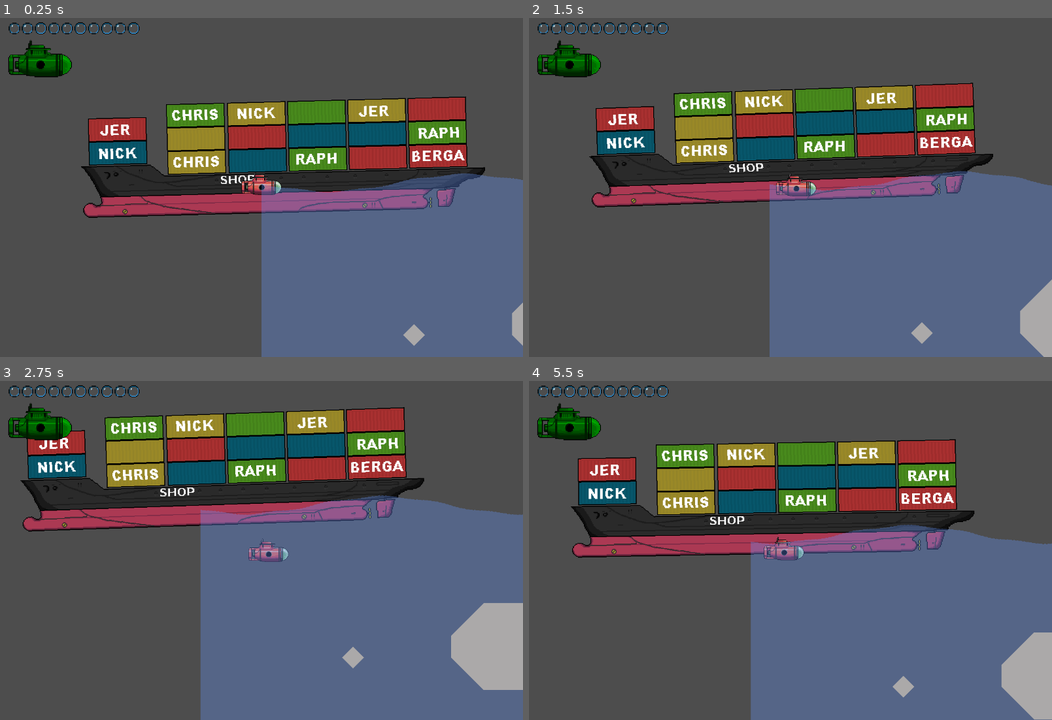
Above: before the commit, frames 1-4 (two rows, left to right).
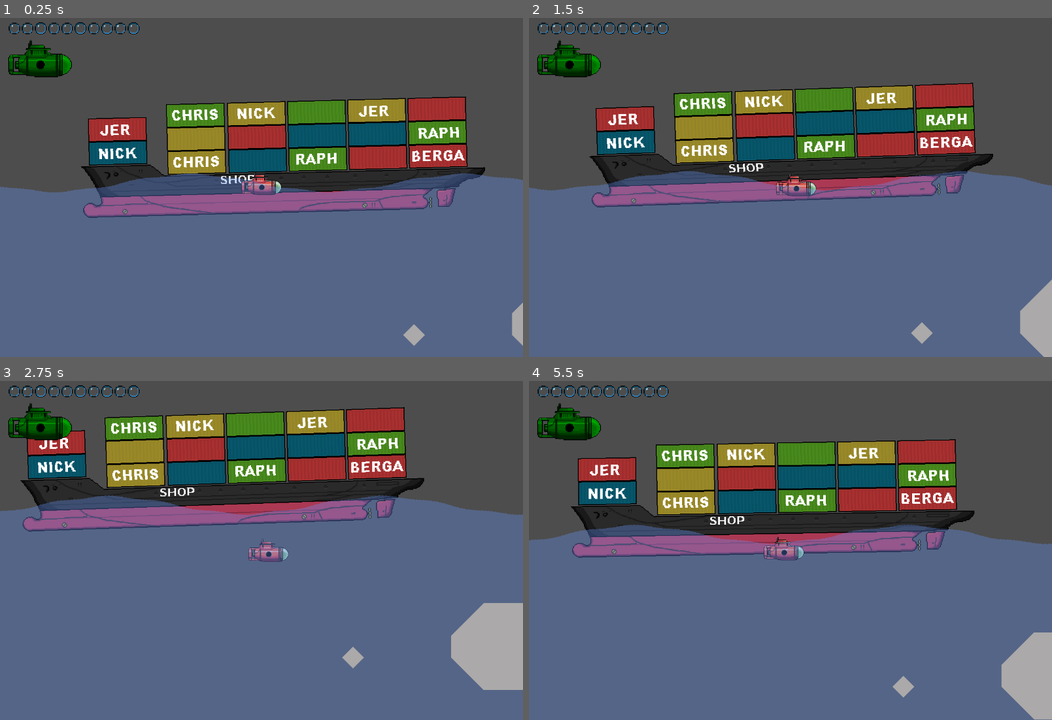
Above: after the commit, the same moments.

Repository: misterbamboo/ld57
Game: Godot game, scene res://MainGame.tscn
The game is run twice, just before and just after one commit, with the same random seed, the same clock (stepped at 60 frames per second) and the same inputs.
Inputs:
- Up to frame 1 (0.25 s): no input
- Up to frame 2 (1.5 s): tap Enter at 0.5 s; hold Right (sub_right) 0.53-1.28 s; tap R at 0.6, 1.35 s; hold Down (sub_down) from 1.28 s (still down)
- Up to frame 3 (2.75 s): release Down (sub_down) at 2.03 s; hold Right (sub_right) from 2.03 s (still down); tap R at 2.1 s
- Up to frame 4 (5.5 s): release Right (sub_right) at 2.78 s; hold Up (sub_up) 2.78-3.53 s; tap R every 0.75 s from 2.85 to 5.1 s; hold Left (sub_left) 3.53-5.03 s; hold Down (sub_down) from 5.03 s (still down)

The runs differ from the first frame. In frame 1, 26% of the frame differs, in the area x 0-50%, y 45-100%; in frame 2, 24%; in frame 3, 25%; in frame 4, 23%.
Error before the commit: Invalid access to property or key 'position' on a base object of type 'Nil'. (res://Water/water.gd:47)

Commit message:
update scene file after merge

Diff:
--- a/src/godotproject/MainGame.tscn
+++ b/src/godotproject/MainGame.tscn
@@ -10,7 +10,6 @@
 [ext_resource type="Script" uid="uid://bx0ooudrvtw4x" path="res://Submarine/submarinemovement.gd" id="7_o8l48"]
 [ext_resource type="Texture2D" uid="uid://c3q64n0uvmwjt" path="res://Submarine/Assets/sub.png" id="7_x5ji8"]
 [ext_resource type="Texture2D" uid="uid://ugunphi5287t" path="res://ShopManagement/shop.png" id="8_mi4js"]
-[ext_resource type="Script" uid="uid://dkyy0utbqdpjb" path="res://Submarine/oxygen.gd" id="8_x5ji8"]
 [ext_resource type="Script" uid="uid://bgmjqnecg48wu" path="res://ShopManagement/shopboatmovement.gd" id="9_o3vwv"]
 [ext_resource type="Script" uid="uid://dkkyfc01q7jit" path="res://Water/water.gd" id="12_qtrx8"]
 [ext_resource type="Script" uid="uid://b6g4cy2wogxrw" path="res://HUD/oxygen_meter.gd" id="13_led80"]
@@ -79,7 +78,7 @@
 [node name="SubmarineDetails" type="Node2D" parent="Submarine"]
 script = ExtResource("6_v3hs3")
 
-[node name="Water" type="Polygon2D" parent="."]
+[node name="Water" type="Polygon2D" parent="." node_paths=PackedStringArray("followCam")]
 texture = SubResource("GradientTexture2D_mi4js")
 polygon = PackedVector2Array(0, 0, 50, 0, 50, 50, 0, 50)
 script = ExtResource("12_qtrx8")
Not shown: 1 places in src/godotproject/MainGame.tscn that only renumber resources
